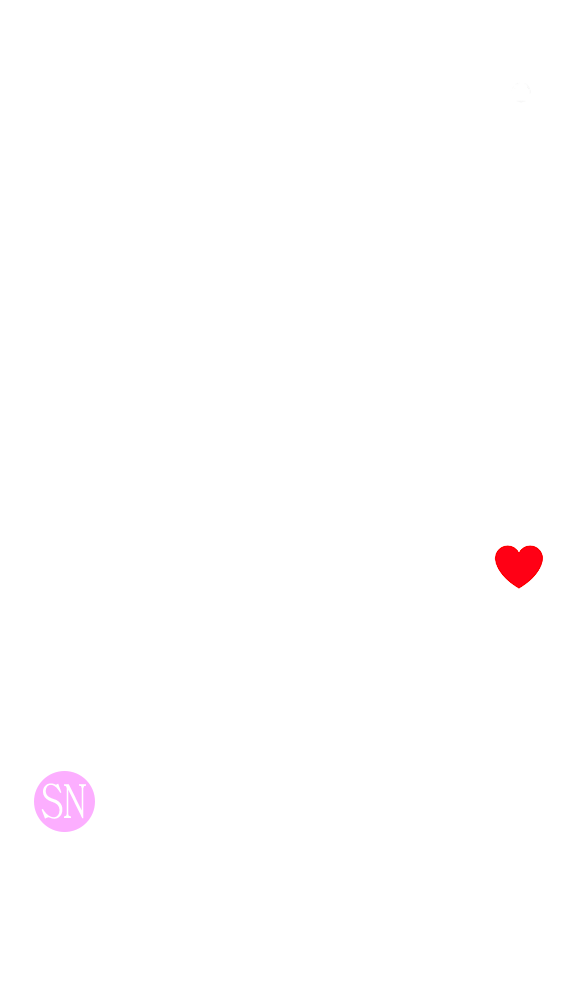
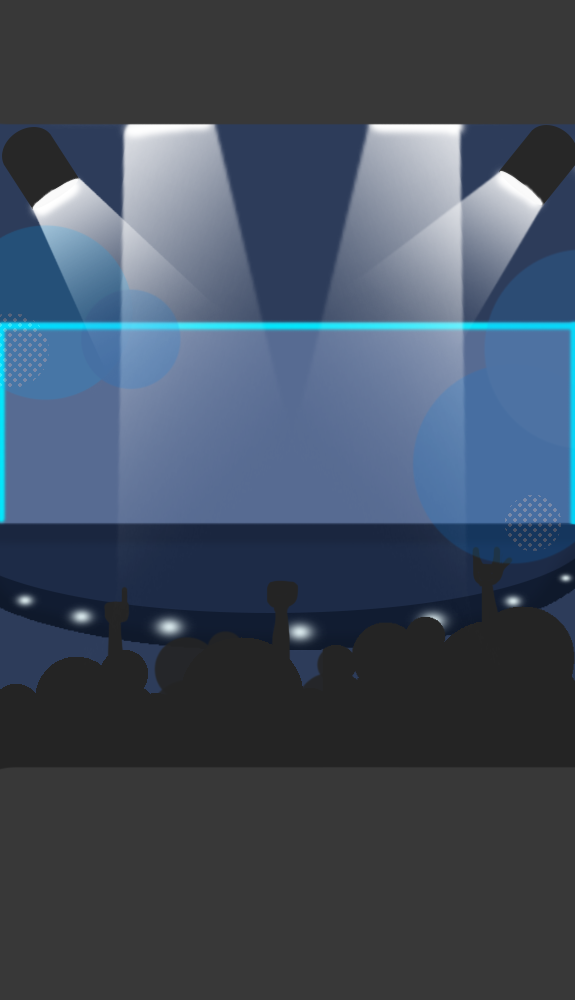
Revision of a layered 575px x 1000px image; what changed, layer by layer:
removed group "Group 9" (3 layers) over (113, 838, 402, 916)
removed layer "신인아이돌이 환경보호상을 받다?..." from group "Group 9" over (114, 838, 402, 854)
removed group "Group 7" (6 layers) over (1, 694, 575, 1000)
removed layer "SN" from group "Group 7" over (1, 694, 575, 1000)
removed group "Group 6" (4 layers) over (495, 545, 542, 823)
removed group "Group 5" (6 layers) over (36, 68, 541, 107)
added layer "Layer 15" above "Layer 17" over (0, 0, 575, 1000)
added layer "Layer 17" (20%) above "Group 1 copy" over (0, 224, 575, 565)
added group "Group 1 copy" with 2 layers above "Group 1" over (84, 41, 500, 665)
added layer "Layer 13 copy 2" in group "Group 1 copy" over (84, 41, 292, 665)
added layer "Layer 13 copy" (1st of 2, in "Group 1 copy") in group "Group 1 copy" over (292, 41, 500, 665)
added group "Group 1" with 3 layers above "Group 2" over (344, 125, 575, 378)
added layer "Layer 13 copy" (2nd of 2, in "Group 1") in group "Group 1" over (344, 139, 545, 378)
added layer "Rectangle 1 copy" in group "Group 1" over (499, 125, 575, 206)
added group "Group 2" with 3 layers above "Layer 20" over (2, 127, 223, 394)
added layer "Layer 13" in group "Group 2" over (31, 177, 223, 394)
added layer "Rectangle 1" in group "Group 2" over (2, 127, 79, 209)
added layer "Layer 20" above "Layer 17 copy 3" over (103, 545, 514, 696)
added layer "Layer 17 copy 3" above "Layer 18" over (0, 606, 575, 869)
added layer "Layer 18" above "Layer 12" over (0, 71, 575, 652)
added layer "Layer 19" (overlay) above "Ellipse 2" over (0, 504, 575, 675)
moved "Ellipse 2" out of group "Group 4", painted on it over (0, 73, 575, 650)
added layer "Layer 16" above "Layer 14" over (0, 98, 575, 869)
added layer "Layer 14" above "Layer 11" over (0, 93, 575, 756)
…and 20 more changes (2 added, 18 removed)
